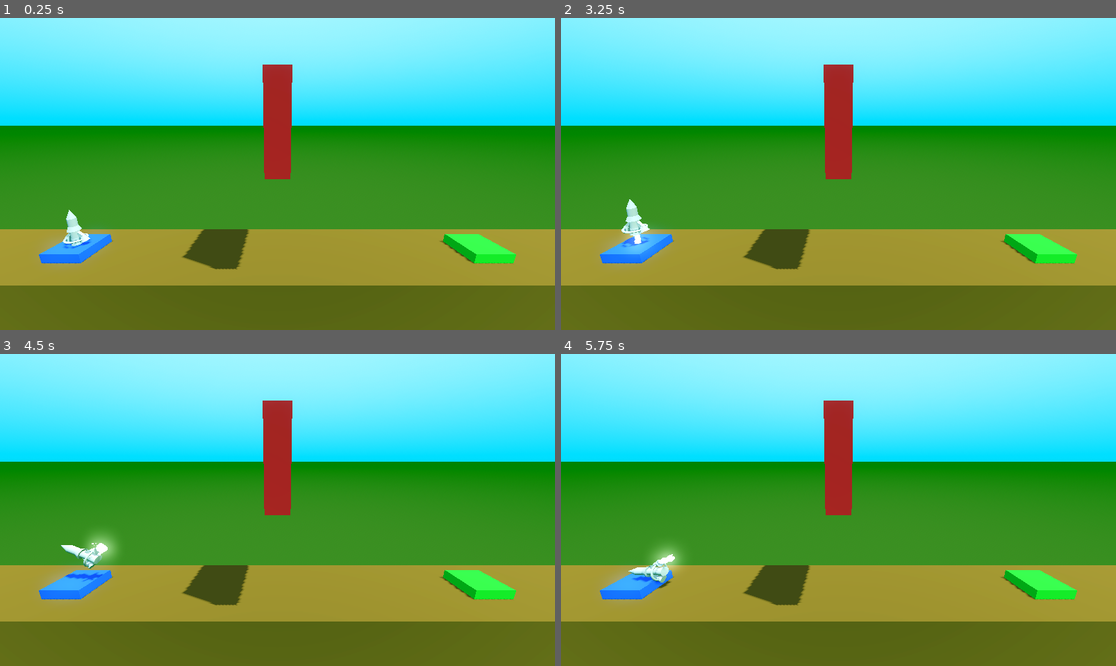
Above: before the commit, frames 1-4 (two rows, left to right).
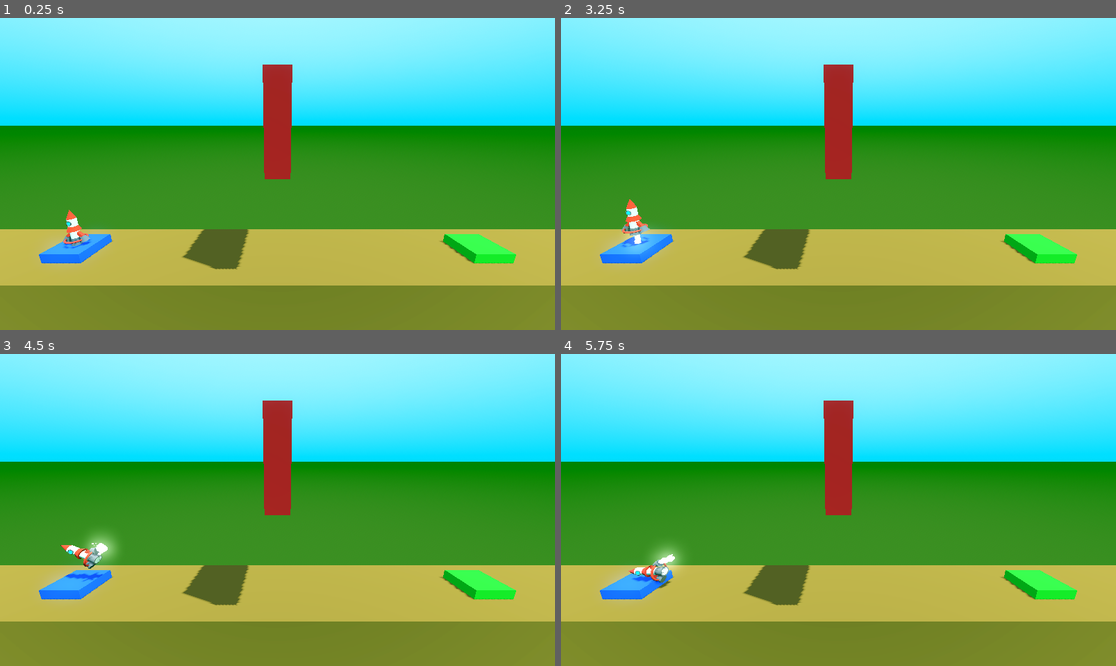
Above: after the commit, the same moments.

Repository: MateuszKosowski/Rocket-Game
Game: Godot game, scene res://scenes/lvl/level_1.tscn
Same seed, same stepped clock (60 frames per second), same inputs: the game is played once before the commit and once after it.
Inputs:
- Up to frame 1 (0.25 s): no input
- Up to frame 2 (3.25 s): tap Enter at 0.5, 2 s; hold D (Right) 0.53-1.28 s; tap Space at 1.25, 2.75 s; hold A (Left) 1.28-2.03 s; hold D (Right) 2.03-2.78 s; hold W (Up) from 2.78 s (still down)
- Up to frame 3 (4.5 s): release W (Up) at 3.53 s; hold A (Left) from 3.53 s (still down)
- Up to frame 4 (5.75 s): keep holding A (Left)

The runs differ from the first frame. In frame 1, 30% of the frame differs, in the area x 0-100%, y 61-100%; in frame 2, 30%, in the area x 0-100%, y 58-100%; in frame 3, 30%; in frame 4, 30%.

Commit message:
Upgrade rocket 2

Diff:
--- /dev/null
+++ b/materials/rocket_black.tres
@@ -0,0 +1,4 @@
+[gd_resource type="StandardMaterial3D" format=3 uid="uid://sxjytw3tmxue"]
+
+[resource]
+albedo_color = Color(0.288518, 0.288518, 0.288518, 1)
--- /dev/null
+++ b/materials/rocket_gray.tres
@@ -0,0 +1,4 @@
+[gd_resource type="StandardMaterial3D" format=3 uid="uid://bl3o34yrgyc12"]
+
+[resource]
+albedo_color = Color(0.288518, 0.288518, 0.288518, 1)
--- /dev/null
+++ b/materials/rocket_red.tres
@@ -0,0 +1,4 @@
+[gd_resource type="StandardMaterial3D" format=3 uid="uid://cv5l6paeu1dun"]
+
+[resource]
+albedo_color = Color(0.862745, 0.141176, 0, 1)
--- a/scenes/lvl/level_2.tscn
+++ b/scenes/lvl/level_2.tscn
@@ -3,7 +3,7 @@
 [ext_resource type="PackedScene" uid="uid://dnju5vntat0yo" path="res://scenes/lvl/level_base.tscn" id="1_cvc27"]
 
 [sub_resource type="StandardMaterial3D" id="StandardMaterial3D_02cok"]
-albedo_color = Color(0.502292, 0.388903, 0.16884, 1)
+albedo_color = Color(0.621939, 0.486195, 0.224284, 1)
 metallic = 1.0
 metallic_specular = 0.55
 
--- a/scenes/lvl/level_base.tscn
+++ b/scenes/lvl/level_base.tscn
@@ -23,7 +23,7 @@
 glow_enabled = true
 
 [sub_resource type="StandardMaterial3D" id="StandardMaterial3D_02cok"]
-albedo_color = Color(0.502292, 0.388903, 0.16884, 1)
+albedo_color = Color(0.61267, 0.478579, 0.219705, 1)
 metallic = 1.0
 metallic_specular = 0.55
 
--- a/scenes/player/player.tscn
+++ b/scenes/player/player.tscn
@@ -7,10 +7,16 @@
 [ext_resource type="PackedScene" uid="uid://ux6ivcx1ovdp" path="res://particles/booster_particles.tscn" id="5_bvqwc"]
 [ext_resource type="PackedScene" uid="uid://dcecb8hw7dbrv" path="res://particles/explosion_particles.tscn" id="6_n14pd"]
 [ext_resource type="PackedScene" uid="uid://jfwajmrh6ca7" path="res://particles/success_particles.tscn" id="7_oooje"]
+[ext_resource type="Material" uid="uid://cv5l6paeu1dun" path="res://materials/rocket_red.tres" id="8_7ohyb"]
+[ext_resource type="Material" uid="uid://bl3o34yrgyc12" path="res://materials/rocket_gray.tres" id="9_3hh42"]
+[ext_resource type="Material" uid="uid://sxjytw3tmxue" path="res://materials/rocket_black.tres" id="10_f7j55"]
 
 [sub_resource type="CylinderShape3D" id="CylinderShape3D_fgad4"]
 
 [sub_resource type="CylinderMesh" id="CylinderMesh_2hvrk"]
+
+[sub_resource type="StandardMaterial3D" id="StandardMaterial3D_ptr8k"]
+albedo_color = Color(0.817521, 0.817521, 0.817521, 1)
 
 [sub_resource type="CylinderMesh" id="CylinderMesh_pyals"]
 top_radius = 0.2
@@ -36,13 +42,25 @@
 size = Vector3(0.15, 0.4, 0.15)
 
 [sub_resource type="CylinderMesh" id="CylinderMesh_6ujyw"]
-top_radius = 0.1
+top_radius = 0.12
 bottom_radius = 0.2
 height = 0.3
 
 [sub_resource type="TorusMesh" id="TorusMesh_ps1vn"]
 inner_radius = 0.4
 outer_radius = 0.5
+
+[sub_resource type="TorusMesh" id="TorusMesh_wl013"]
+inner_radius = 0.1
+outer_radius = 0.14
+
+[sub_resource type="StandardMaterial3D" id="StandardMaterial3D_f81a5"]
+albedo_color = Color(0, 1, 1, 1)
+
+[sub_resource type="CylinderMesh" id="CylinderMesh_36ygk"]
+top_radius = 0.1
+bottom_radius = 0.0
+height = 0.1
 
 [node name="Player" type="RigidBody3D"]
 axis_lock_linear_z = true
@@ -87,39 +105,58 @@
 
 [node name="Body" type="MeshInstance3D" parent="."]
 transform = Transform3D(1, 0, 0, 0, 1, 0, 0, 0, 1, 0, -0.25, 0)
+material_override = SubResource("StandardMaterial3D_ptr8k")
 mesh = SubResource("CylinderMesh_pyals")
 
 [node name="Cockpit" type="MeshInstance3D" parent="Body"]
 transform = Transform3D(1, 0, 0, 0, 1, 0, 0, 0, 1, 0, 1, 0)
+material_override = ExtResource("8_7ohyb")
 mesh = SubResource("CylinderMesh_nqo41")
 skeleton = NodePath("../..")
 
 [node name="Midriff" type="MeshInstance3D" parent="Body"]
 transform = Transform3D(1, 0, 0, 0, 1, 0, 0, 0, 1, 0, 0.193321, 0)
+material_override = ExtResource("8_7ohyb")
 mesh = SubResource("CylinderMesh_21xa5")
 
 [node name="Thruster" type="MeshInstance3D" parent="Body"]
 transform = Transform3D(1, 0, 0, 0, 1, 0, 0, 0, 1, 0, -0.55, 0)
+material_override = ExtResource("9_3hh42")
 mesh = SubResource("CylinderMesh_vnl8u")
 
 [node name="LeftArm" type="MeshInstance3D" parent="Body"]
 transform = Transform3D(0.673954, 0.738773, 0, -0.738773, 0.673954, 0, 0, 0, 1, -0.293093, -0.212519, 0)
+material_override = ExtResource("8_7ohyb")
 mesh = SubResource("BoxMesh_t8sgc")
 
 [node name="Thruster" type="MeshInstance3D" parent="Body/LeftArm"]
 transform = Transform3D(0.888177, -0.459502, 0, 0.459502, 0.888177, 0, 0, 0, 1, 0.0684551, -0.258308, 0)
+material_override = ExtResource("9_3hh42")
 mesh = SubResource("CylinderMesh_6ujyw")
 
 [node name="RightArm" type="MeshInstance3D" parent="Body"]
 transform = Transform3D(-0.674302, -0.738455, -8.74228e-08, -0.738455, 0.674302, 0, 5.89494e-08, 6.45578e-08, -1, 0.293, -0.213, 0)
+material_override = ExtResource("8_7ohyb")
 mesh = SubResource("BoxMesh_t8sgc")
 
 [node name="Thruster" type="MeshInstance3D" parent="Body/RightArm"]
 transform = Transform3D(0.888177, -0.459502, 0, 0.459502, 0.888177, 0, 0, 0, 1, 0.0684551, -0.258308, 0)
+material_override = ExtResource("9_3hh42")
 mesh = SubResource("CylinderMesh_6ujyw")
 
 [node name="BaseRing" type="MeshInstance3D" parent="Body"]
 transform = Transform3D(1, 0, 0, 0, 1, 0, 0, 0, 1, 0, -0.449165, 0)
+material_override = ExtResource("8_7ohyb")
 mesh = SubResource("TorusMesh_ps1vn")
 
+[node name="WindowFrame" type="MeshInstance3D" parent="Body"]
+transform = Transform3D(1, 0, 0, 0, -4.37114e-08, -1, 0, 1, -4.37114e-08, 0, 0.528178, 0.191287)
+material_override = ExtResource("10_f7j55")
+mesh = SubResource("TorusMesh_wl013")
+
+[node name="MeshInstance3D" type="MeshInstance3D" parent="Body/WindowFrame"]
+transform = Transform3D(1, 0, 0, 0, 1, 0, 0, 0, 1, 0, -0.0381093, 0)
+material_override = SubResource("StandardMaterial3D_f81a5")
+mesh = SubResource("CylinderMesh_36ygk")
+
 [connection signal="body_entered" from="." to="." method="_on_body_entered"]
Not shown: 1 places in scenes/player/player.tscn that only renumber resources
